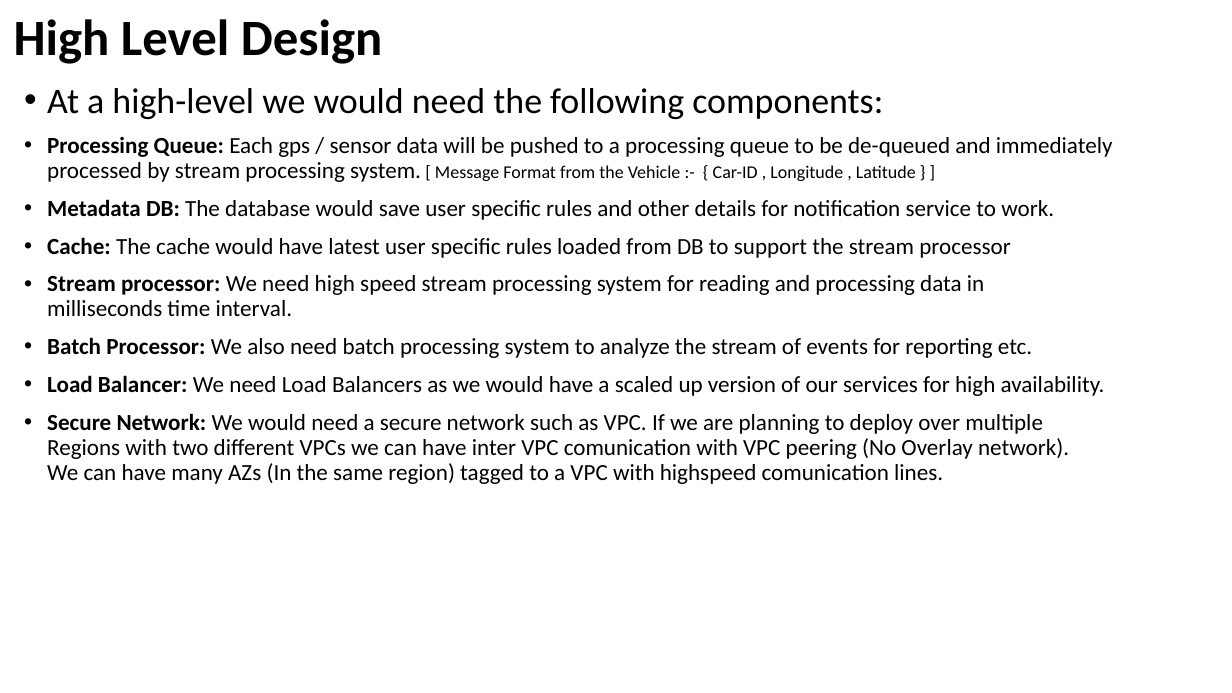
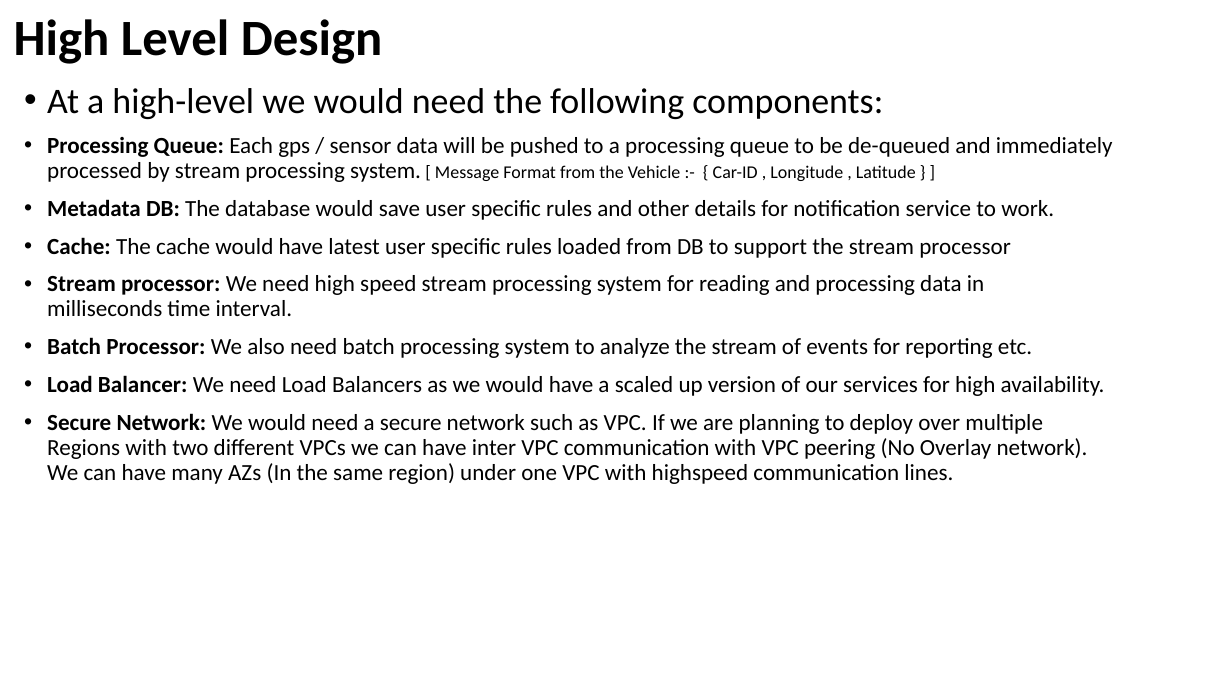
Before and after one commit to debashismohanty/crud, a slide deck: slide 6 of Presentation RMCH Unit.pptx. Drawn at 1232x693 pixels with LibreOffice and Linux fonts; fonts in the diff are those of the drawing. Boxes give left, top, right and bottom in pixels: in the first picture for what was removed or moved away, otherwise in the second. Text is boxed around its words. In the diff, an @@ line names an element or a change of style, - is before the commit and + after.

```diff
--- a/Presentation RMCH Unit.pptx
+++ b/Presentation RMCH Unit.pptx
@@ text at <box>47,413,1088,484</box>: text changed @@
-• Secure Network: We would need a secure network such as VPC. If we are planning to deploy over multiple Regions with two different VPCs we can have inter VPC comunication with VPC peering (No Overlay network).
-  We can have many AZs (In the same region) tagged to a VPC with highspeed comunication lines.
+• Secure Network: We would need a secure network such as VPC. If we are planning to deploy over multiple Regions with two different VPCs we can have inter VPC communication with VPC peering (No Overlay network).
+  We can have many AZs (In the same region) under one VPC with highspeed communication lines.
```
Also in this commit, not shown: 5 other slides changed, 1 slide added.
